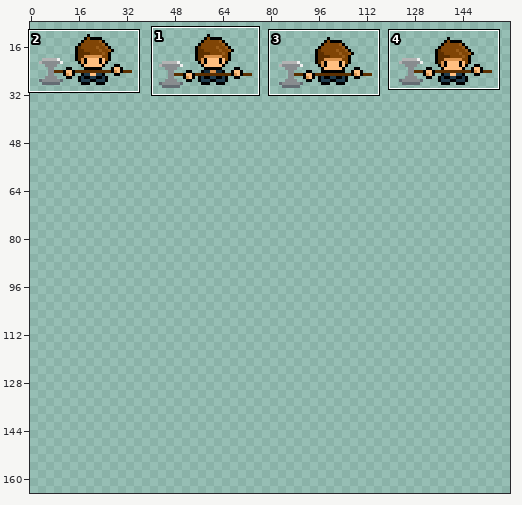
Sprite sheet: graphics/joseph/joseph_idle_sprite_sheet.png. Above, an overview of the earlier version with the close-up marked.
Close-up. The starting point:
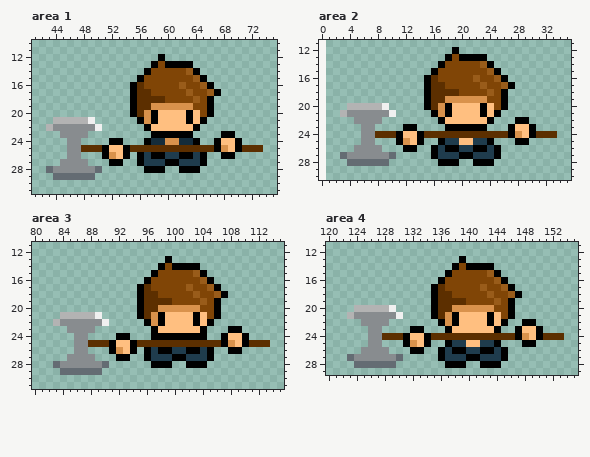
The file is 160x160 pixels. Colours within 5 levels of each other are drawn and written as one. Shown: area 1: x 41..75, y 10..31; area 2: x 0..35, y 11..30; area 3: x 80..115, y 11..31; area 4: x 120..155, y 11..29. The old version is drawn lined up with the new one, on the new canvas. The wide view leaves out empty margins. The commit also changed other parts of the picture, which this record leaves out.
New version:
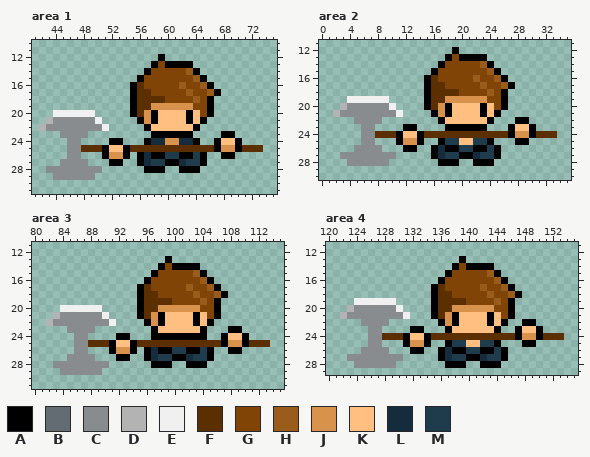
Palette (. is transparent): A #000000  B #646c73  C #888c8f  D #b3b3b3  E #f0f0f0  F #5c2f00  G #804506  H #995c1a  J #d9924c  K #ffbf80  L #142c3b  M #1f3c4d
Difference:
canvas 160x160 -> 160x320, the old top-left corner now at 1,10 (the part of the old canvas that was cut away was empty and is not shown)
--- area 1
@@ x 41..75 @@
 19 ..............AFFJJJJJJGGA.........
-20 ..............AFJAKKKKAKGA.........
-21 ...DDDDDE......AJAKKKKAKA..........
-22 ..DCCCCCCE......AKKKKKKA...........
+20 ...EEEEEE.....AFJAKKKKAKGA.........
+21 ..DCCCCCCE.....AJAKKKKAKA..........
+22 .DCCCCCCCCE.....AKKKKKKA...........
 23 ....CCCC.........AAAAAA....AA......
 24 .....CC....AA...ALLJJLLA..AKKA.....
-25 .....CCFFFAKKAFFFFFFFFFFFFAJKAFFF..
-26 .....CC...AJKA.AMAAMMAAMA..AA......
-27 ....CCCC...AA..AMMMAAMMMA..........
-28 ..BCCCCCCB......AAA..AAA...........
-29 ...BBBBBB..........................
+25 .....CCFFFAKKAFFFFFFFFFFFFAJJAFFF..
+26 .....CC...AJJA.ALAAMMAAMA..AA......
+27 ....CCCC...AA..ALMMAALMMA..........
+28 ..CCCCCCCC......AAA..AAA...........
+29 ...CCCCCC..........................
 30 ...................................
--- area 2
@@ x 0..35 @@
 18 ...............AFFFFGGGGHGA.........
-19 ...............AFFJJJJJJGGA.........
-20 ....DDDDDE.....AFJAKKKKAKGA.........
-21 ...DCCCCCCE.....AJAKKKKAKA..........
+19 ....EEEEEE.....AFFJJJJJJGGA.........
+20 ...DCCCCCCE....AFJAKKKKAKGA.........
+21 ..DCCCCCCCCE....AJAKKKKAKA..........
 22 .....CCCC........AKKKKKKA...AA......
 23 ......CC....AA....AAAAAA...AKKA.....
-24 ......CCFFFAKKAFFFFFFFFFFFFAJKAFFF..
-25 ......CC...AJKA..AMMKKMMA...AA......
-26 .....CCCC...AA..AMAAMMAAMA..........
-27 ...BCCCCCCB.....AMMMAAMMMA..........
-28 ....BBBBBB.......AAA..AAA...........
+24 ......CCFFFAKKAFFFFFFFFFFFFAJJAFFF..
+25 ......CC...AJJA..AMMKKMMA...AA......
+26 .....CCCC...AA..ALAAMMAAMA..........
+27 ...CCCCCCCC.....ALMMAALMMA..........
+28 ....CCCCCC.......AAA..AAA...........
 29 ....................................
--- area 3
@@ x 80..115 @@
 19 ...............AFFFFGGGGHGA.........
-20 ...............AFFJJJJJJGGA.........
-21 ....DDDDDE.....AFJAKKKKAKGA.........
-22 ...DCCCCCCE.....AJAKKKKAKA..........
+20 ....EEEEEE.....AFFJJJJJJGGA.........
+21 ...DCCCCCCE....AFJAKKKKAKGA.........
+22 ..DCCCCCCCCE....AJAKKKKAKA..........
 23 .....CCCC........AKKKKKKA...AA......
 24 ......CC....AA...AAAAAAAA..AKKA.....
-25 ......CCFFFAKKAFFFFFFFFFFFFAJKAFFF..
-26 ......CC...AJKA.AMAAMMAAMA..AA......
-27 .....CCCC...AA..AMMMAAMMMA..........
-28 ...BCCCCCCB......AAA..AAA...........
-29 ....BBBBBB..........................
+25 ......CCFFFAKKAFFFFFFFFFFFFAJJAFFF..
+26 ......CC...AJJA.ALAAMMAAMA..AA......
+27 .....CCCC...AA..ALMMAALMMA..........
+28 ...CCCCCCCC......AAA..AAA...........
+29 ....CCCCCC..........................
 30 ....................................
--- area 4
@@ x 120..155 @@
 18 ...............AFFGGGGGHGGHA........
-19 ...............AFFFFGGGGHGA.........
-20 ....DDDDDE.....AFFJJJJJJGGA.........
-21 ...DCCCCCCE....AFJAKKKKAKGA.........
+19 ....EEEEEE.....AFFFFGGGGHGA.........
+20 ...DCCCCCCE....AFFJJJJJJGGA.........
+21 ..DCCCCCCCCE...AFJAKKKKAKGA.........
 22 .....CCCC.......AJAKKKKAKA..AA......
 23 ......CC....AA...AKKKKKKA..AKKA.....
-24 ......CCFFFAKKAFFFFFFFFFFFFAJKAFFF..
-25 ......CC...AJKA..AMMKKMMA...AA......
-26 .....CCCC...AA..AMAAMMAAMA..........
-27 ...BCCCCCCB.....AMMMAAMMMA..........
-28 ....BBBBBB.......AAA..AAA...........
+24 ......CCFFFAKKAFFFFFFFFFFFFAJJAFFF..
+25 ......CC...AJJA..AMMKKMMA...AA......
+26 .....CCCC...AA..ALAAMMAAMA..........
+27 ...CCCCCCCC.....ALMMAALMMA..........
+28 ....CCCCCC.......AAA..AAA...........
 29 ....................................
